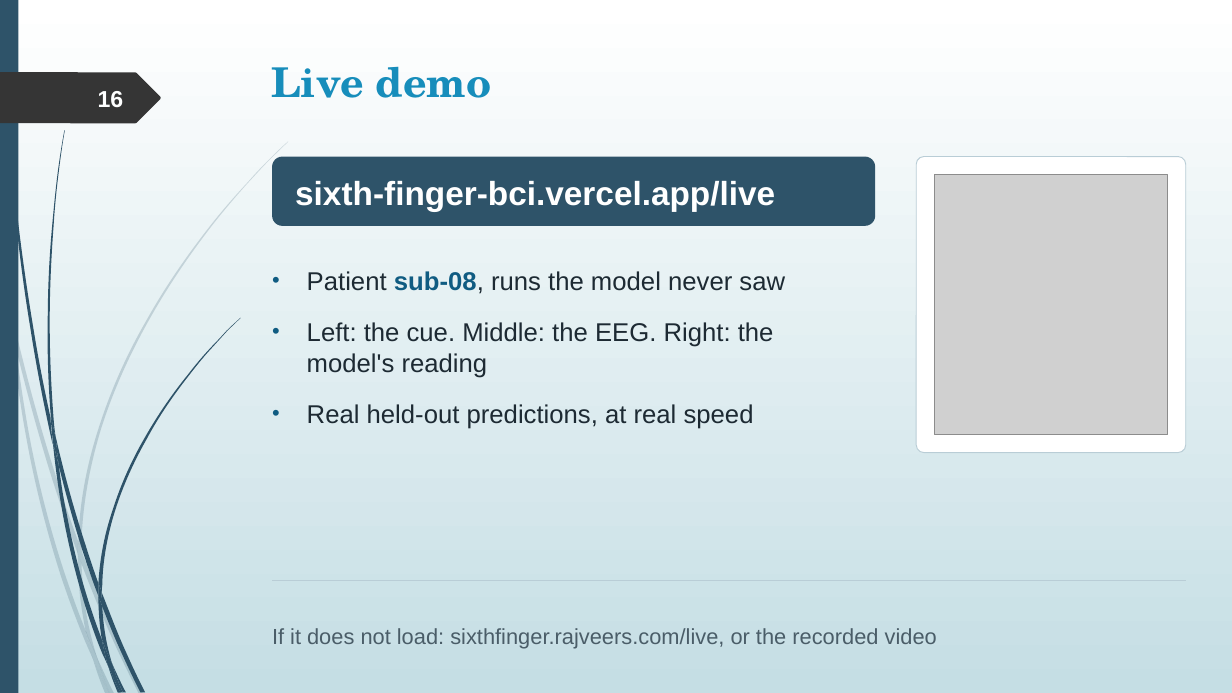
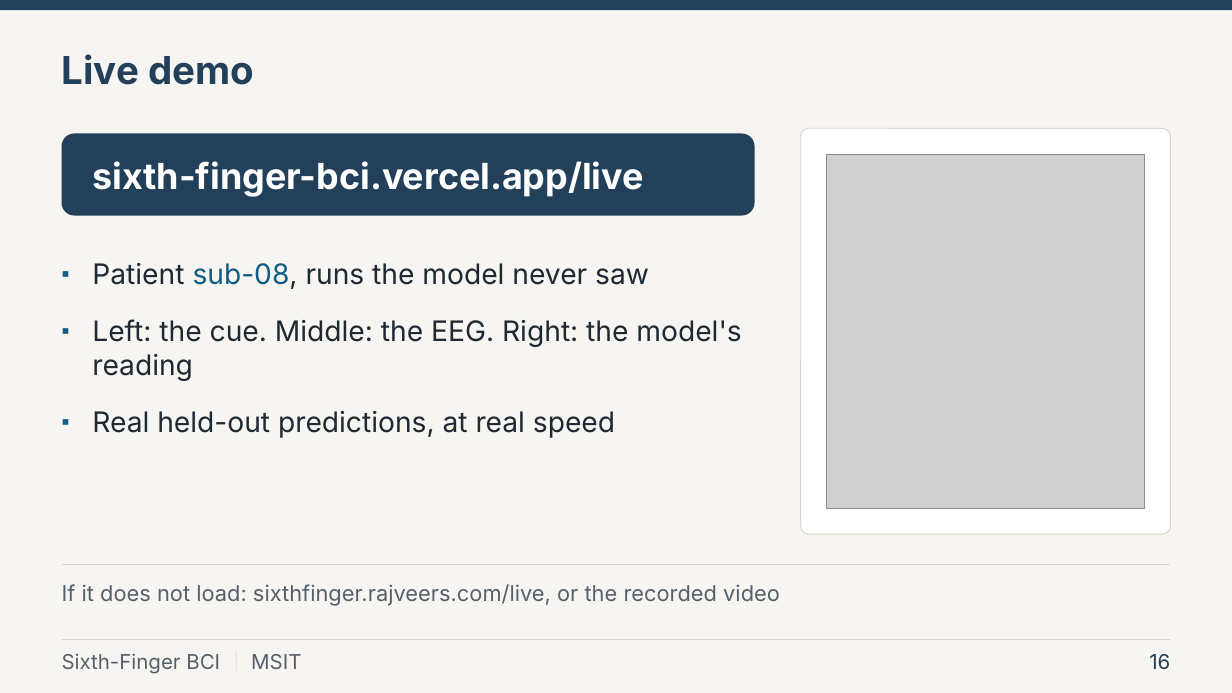
Before and after one commit to rajveeerr/sixth-finger-bci, a slide deck: slide 16 of report/slides/college/Sixth-Finger-BCI-Final-PPT.pptx. Drawn at 1232x693 pixels with LibreOffice and Linux fonts; fonts in the diff are those of the drawing; grey boxes stand for pictures. Boxes give left, top, right and bottom in pixels: in the first picture for what was removed or moved away, otherwise in the second. Text is boxed around its words. In the diff, an @@ line names an element or a change of style, - is before the commit and + after.

```diff
--- a/report/slides/college/Sixth-Finger-BCI-Final-PPT.pptx
+++ b/report/slides/college/Sixth-Finger-BCI-Final-PPT.pptx
@@ background gradient #FFFFFF to #C5DEE5 to #F6F5F1 @@
@@ rectangle removed at (0,0,18,693) @@
@@ rectangle added at (0,0,1232,10), fill #22405A @@
@@ title "Live demo": place and size @@
-title "Live demo" at (271,66,492,98)
+title "Live demo" at (62,54,254,85)
@@ title "Live demo" at (62,54,254,85): size 32 to 30 pt, font TeX Gyre Schola to Inter, text colour #178DBB to #22405A; vertical alignment top to middle @@
@@ freeform shape removed at (0,72,161,123) @@
@@ rounded rectangle: place and size @@
-rounded rectangle at (272,156,875,226)
+rounded rectangle at (62,133,755,215)
@@ rounded rectangle at (62,133,755,215): fill #2E5369 to #22405A; proportions changed @@
@@ rounded rectangle: place and size @@
-rounded rectangle at (917,156,1187,452)
+rounded rectangle at (801,128,1171,534)
@@ rounded rectangle at (801,128,1171,534): outline #B9CDD6 0.75 pt to #D9D5CB 0.75 pt; proportions changed @@
@@ text "sixth-finger-bci.vercel.app/live": place and size @@
-text "sixth-finger-bci.vercel.app/live" at (295,181,775,211)
+text "sixth-finger-bci.vercel.app/live" at (92,161,643,197)
@@ text "sixth-finger-bci.vercel.app/live" at (92,161,643,197): size 26 to 28 pt, font Arial to Inter @@
@@ picture: place and size @@
-picture at (934,175,1168,435)
+picture at (826,154,1144,509)
@@ text "Patient sub-08, runs the model ...": place and size @@
-text "Patient sub-08, runs the model ..." at (307,271,785,429)
+text "Patient sub-08, runs the model ..." at (92,263,741,438)
@@ text "Patient sub-08, runs the model ..." at (92,263,741,438): size 20 to 22 pt, font Arial to Inter, text colour #1D2A33 to #1F2933; bold off in "sub-08,"; bullet • to ▪; more space between paragraphs @@
@@ line moved from (272, 580) - (1186, 580) to (62, 565) - (1171, 565) @@
@@ line (62, 565) - (1171, 565): stroke #B9CDD6 0.75 pt to #D9D5CB 0.75 pt @@
@@ text "If it does not load: ...": place and size @@
-text "If it does not load: ..." at (272,628,937,649)
+text "If it does not load: ..." at (62,584,780,606)
@@ text "If it does not load: ..." at (62,584,780,606): font Arial to Inter, text colour #4A5D68 to #56606B; vertical alignment bottom to top @@
@@ rectangle added at (62,640,1171,640), fill #D9D5CB @@
@@ text added at (62,653,220,674), 16 pt, text #56606B @@
+Sixth-Finger BCI
@@ group removed at (0,141,288,693): 10 freeform shapes @@
@@ group removed at (3,0,240,693): 12 freeform shapes @@
@@ rectangle added at (236,653,237,672), fill #D9D5CB @@
@@ text added at (251,654,301,669), 16 pt, text #56606B @@
+MSIT
@@ page number: place and size @@
-page number at (98,91,124,107)
+page number at (1149,654,1170,669)
@@ page number at (1149,654,1170,669): size 18 to 16 pt, font Arial to Inter, text colour #FEFFFF to #22405A, bold off; vertical alignment middle to top @@
```
Also in this commit, not shown: 17 other slides changed, 7 other files.
